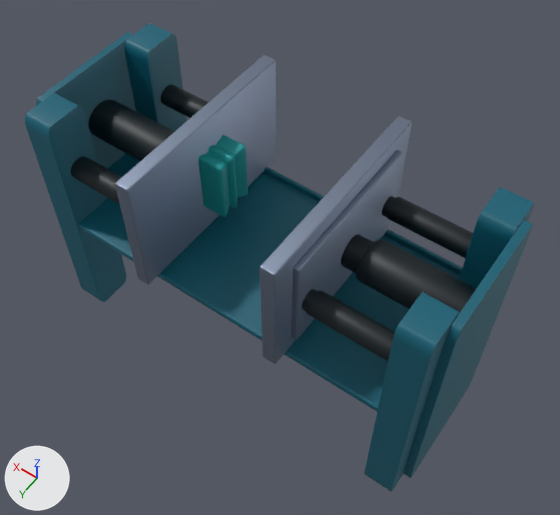
The Blender file tables/prasa/prasa.blend: old version first, new version second.
Before and after are seen from a camera (50 mm lens) standing at (-3.48, 4.59, 8.88) and looking at (-0.18, -0.03, 1.62). Every picture has the same lights, and +X, +Y and +Z are marked at lower left.

In view in the first picture: 'Cube-noimp', 'e_l-mlot', 'e_p_mlot', 'e_stol2'.
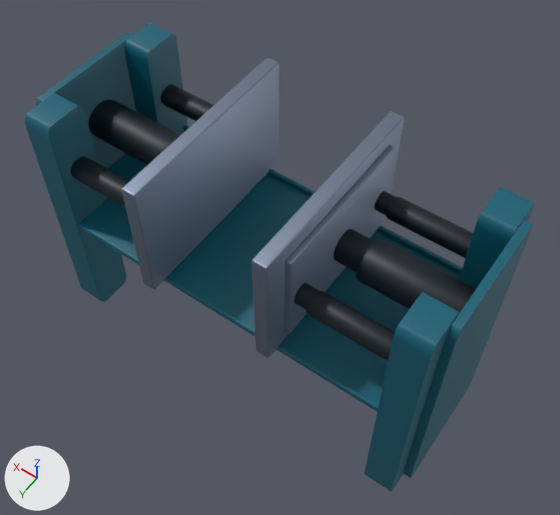
Where the newer file only moved an object's origin or applied its transform, the numbers keep the older frame.

Boxes [x1, y1, x2, y2] around the edits, measured in the pictures (560 x 515 px):
'e_l-mlot', mesh turned: before [115, 55, 276, 285]; after [252, 111, 404, 358]
'e_l-mlot.001', added (blue): after [77, 57, 279, 290]
    faces in mat_material_018 (blue #8d99ae): [121, 57, 279, 290]
    faces in mat_material_020 (black #001219): [77, 93, 200, 184]
'e_p_mlot', hidden (blue): before [260, 116, 412, 364]
'Cube-noimp', hidden: before [176, 129, 248, 217]

Edits to the bpy script that builds the scene:
```text
Change me_cube_057:
    where me_cube_057.from_pydata(...)  # 1344 vertices, 1250 faces; spans x -1.54..0.09, y -1.24..1.24, z -0.79..0.79
    used by ob_e_p_mlot; location = (-0.95, 0.0, 2.54)
    me_cube_057 part 2: the whole mesh is turned 1 degrees about the z axis through its middle, then moved by (0.04, -0.05, -0.03)
Change me_cube_058:
    where me_cube_058.from_pydata(...)  # 1344 vertices, 1250 faces; spans x -1.54..0.09, y -1.24..1.24, z -0.79..0.79
    used by ob_e_l_mlot; location = (0.82, 0.0, 2.54); rotation_euler = (0.0, 0.0, -3.142), in degrees (0, 0, -180)
    me_cube_058 part 1: the whole mesh is turned -180 degrees about the z axis through its middle, then moved by (3.12, 0.01, 0.0)
Add me_cube_002:
    me_cube_002.from_pydata(...)  # 1344 vertices, 1250 faces; spans x -2.37..-0.74, y -1.25..1.23, z -0.74..0.84
    # faces by material slot: [870, 380]
    me_cube_002.materials.append(mat_material_020)  # black #001219
    me_cube_002.materials.append(mat_material_018)  # blue #8d99ae
Change ob_e_p_mlot:
    add ob_e_p_mlot.hide_render = True
Change ob_cube_noimp:
    ob_cube_noimp.rotation_euler: (0.0, 0.0, -3.142) -> (0.0, 0.0, 0.0)  # degrees (0, 0, -180) -> degrees (0, 0, 0)
    ob_cube_noimp.scale: (1.0, 0.735, 1.0) -> (1.0, 1.0, 1.0)
    ob_cube_noimp.location: (0.82, 0.0, 2.54) -> (-0.02, -0.01, 2.49)
    add ob_cube_noimp.hide_set(True)
Add ob_e_l_mlot_001:
    ob_e_l_mlot_001 = bpy.data.objects.new('e_l-mlot.001', me_cube_002)
    ob_e_l_mlot_001.location = (-0.09, -0.01, 2.49)
    ob_e_l_mlot_001.rotation_euler = (0.0, 0.0, 3.159)  # degrees (0, 0, 181)
```
